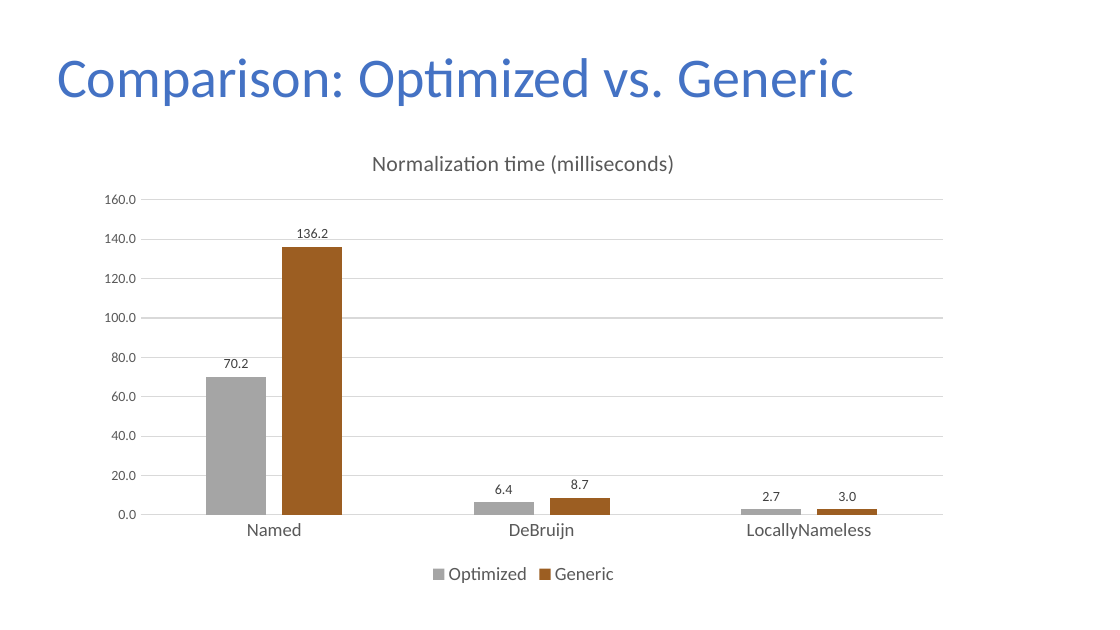
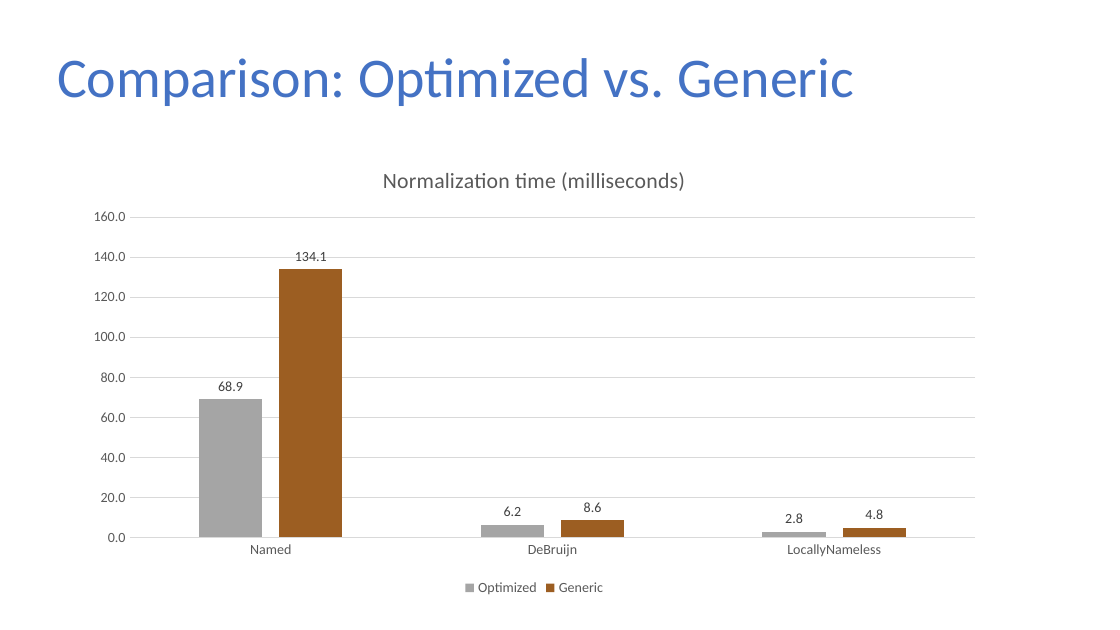
Before and after one commit to sweirich/lambda-n-ways, a slide deck: slide 32 of ifl-2021.pptx. Drawn at 1120x630 pixels with LibreOffice and Linux fonts; fonts in the diff are those of the drawing. Boxes give left, top, right and bottom in pixels: in the first picture for what was removed or moved away, otherwise in the second. Text is boxed around its words. In the diff, an @@ line names an element or a change of style, - is before the commit and + after.

```diff
--- a/ifl-2021.pptx
+++ b/ifl-2021.pptx
@@ column chart at bbox=[75, 147, 993, 600] @@
@@ Optimized, Named: 70.2 to 68.9 @@
@@ Optimized, DeBruijn: 6.4 to 6.2 @@
@@ Optimized, LocallyNameless: 2.7 to 2.8 @@
@@ Generic, Named: 136.2 to 134.1 @@
@@ Generic, DeBruijn: 8.7 to 8.6 @@
@@ Generic, LocallyNameless: 3 to 4.8 @@
@@ legend changed @@
@@ category axis changed @@
@@ column chart: place and size @@
-column chart at bbox=[86, 129, 960, 589]
+column chart at bbox=[75, 147, 993, 600]
```
Also in this commit, not shown: 4 other slides changed, 47 slides removed, 9 other files.
